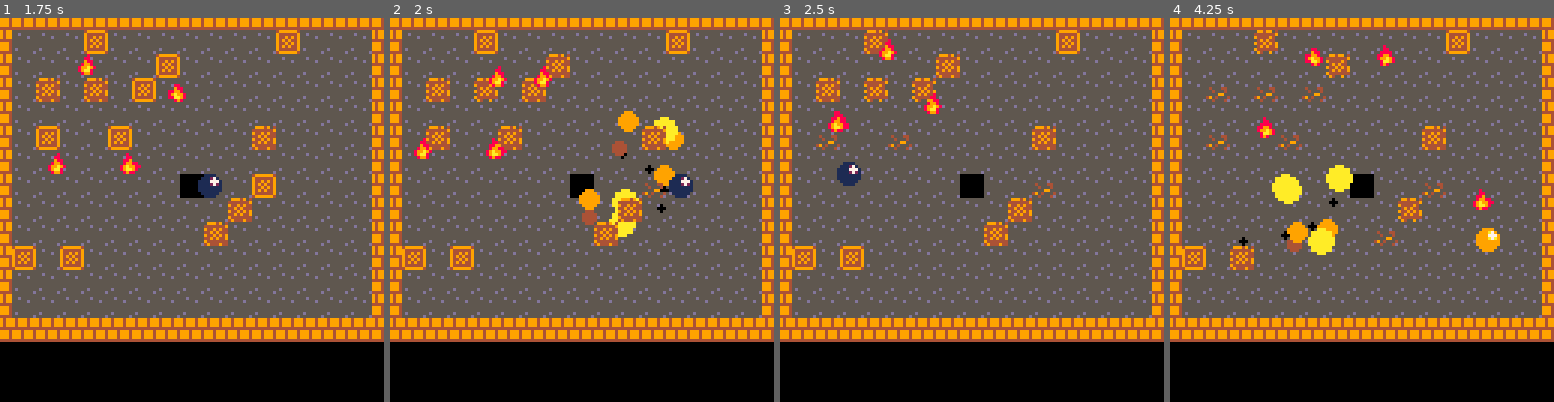
Above: before the commit, frames 1-4 (left to right).
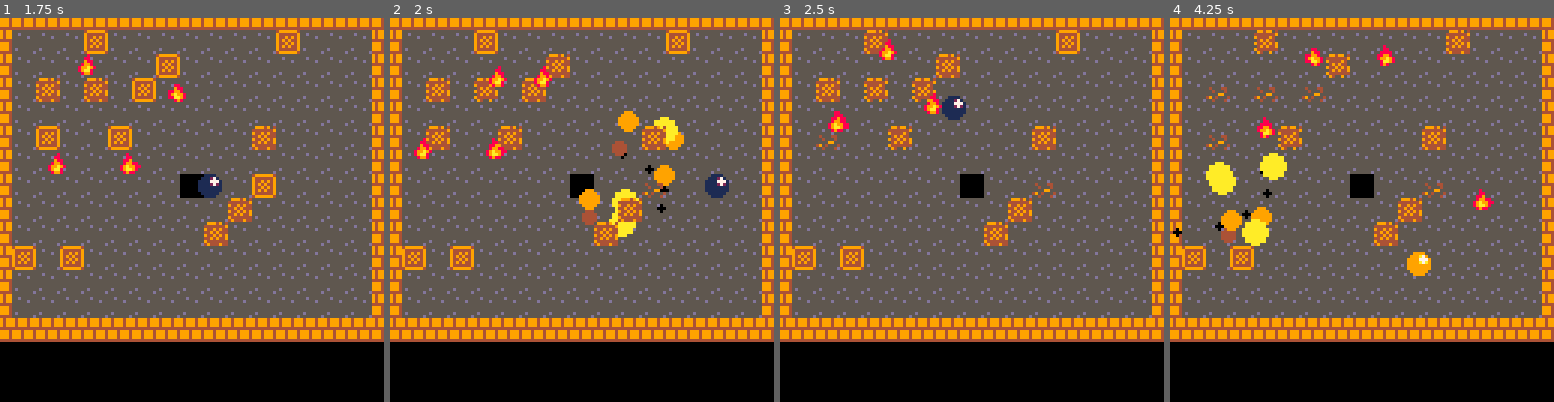
Above: after the commit, the same moments.

Repository: SHKBRD/P8CrateBall
Game: PICO-8 cartridge balltest24.p8
The game is run twice, just before and just after one commit, with the same random seed, the same clock (stepped at 60 frames per second) and the same inputs.
Inputs:
- Up to frame 1 (1.75 s): tap X (X key) at 0.33, 1.07 s; tap O (Z key) at 0.7, 1.7 s; hold Right from 1.6 s (still down)
- Up to frame 2 (2 s): keep holding Right; tap X (X key) at 1.85 s
- Up to frame 3 (2.5 s): release Right at 2.1 s; tap O (Z key) at 2.1 s; hold Up 2.15-2.42 s; hold Right from 2.47 s (still down)
- Up to frame 4 (4.25 s): tap O (Z key) every 0.4 s from 2.5 to 4.1 s; tap X (X key) at 2.97, 4.08 s; release Right at 3.03 s; hold Left 3.08-3.58 s; hold Down 3.63-3.97 s; hold Right from 4.02 s (still down)

Frame 1 is identical in both runs. In frame 2, 0.6% of the frame differs, in the area x 72-89%, y 40-47%; in frame 3, 0.9%; in frame 4, 5.1%, in the area x 0-86%, y 3-68%.

Commit message:
add aligned wall detection

Diff:
--- a/balltest24.p8
+++ b/balltest24.p8
@@ -287,8 +287,8 @@
  ac.y = 16
  ac.vy *= -1
  end
- if cx >= 120 then
- ac.x = 120
+ if cx >= 128 then
+ ac.x = 128
  ac.vx *= -1
  end
  if cy >= 104 then
@@ -583,8 +583,8 @@
 	 	pos = 16 vel *= -0.75
 	 	if (vel>0.275) sfx(0, -1)
 	 	if (vel>1.5) camoff[1+(loop/2)] -= 1
-	 elseif pos >= 120 or (loop==2 and pos >= 104) then
-	 	if loop == 2 then pos = 104 else pos = 120 end
+	 elseif pos >= 128 or (loop==2 and pos >= 104) then
+	 	if loop == 2 then pos = 104 else pos = 128 end
 
 	 	vel *= -0.75
 
